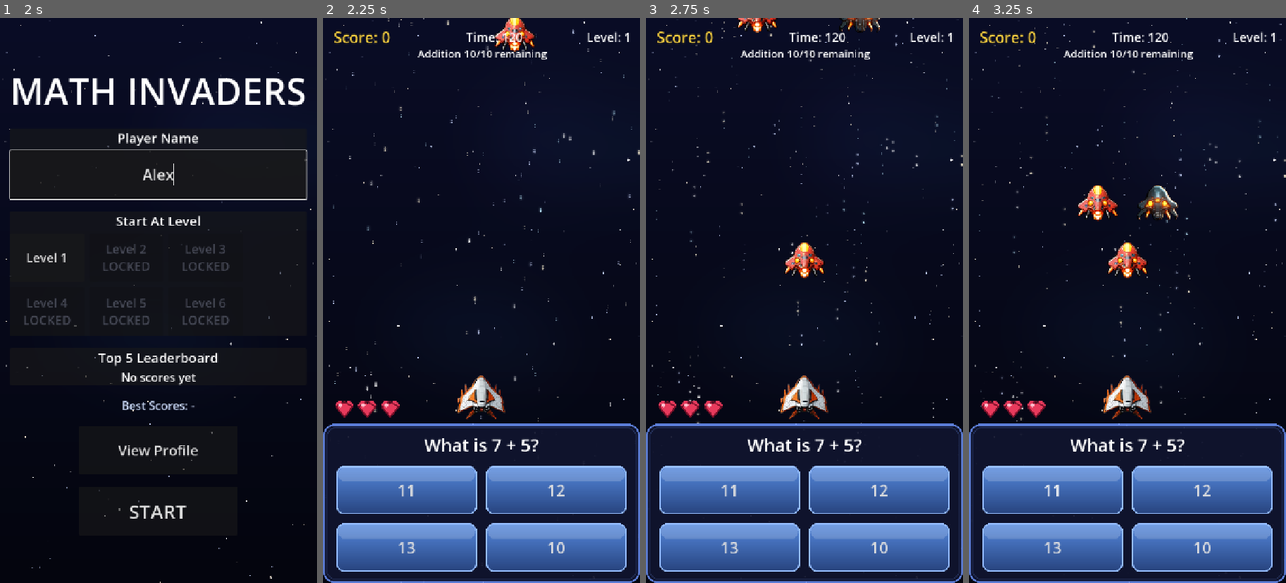
Above: before the commit, frames 1-4 (left to right).
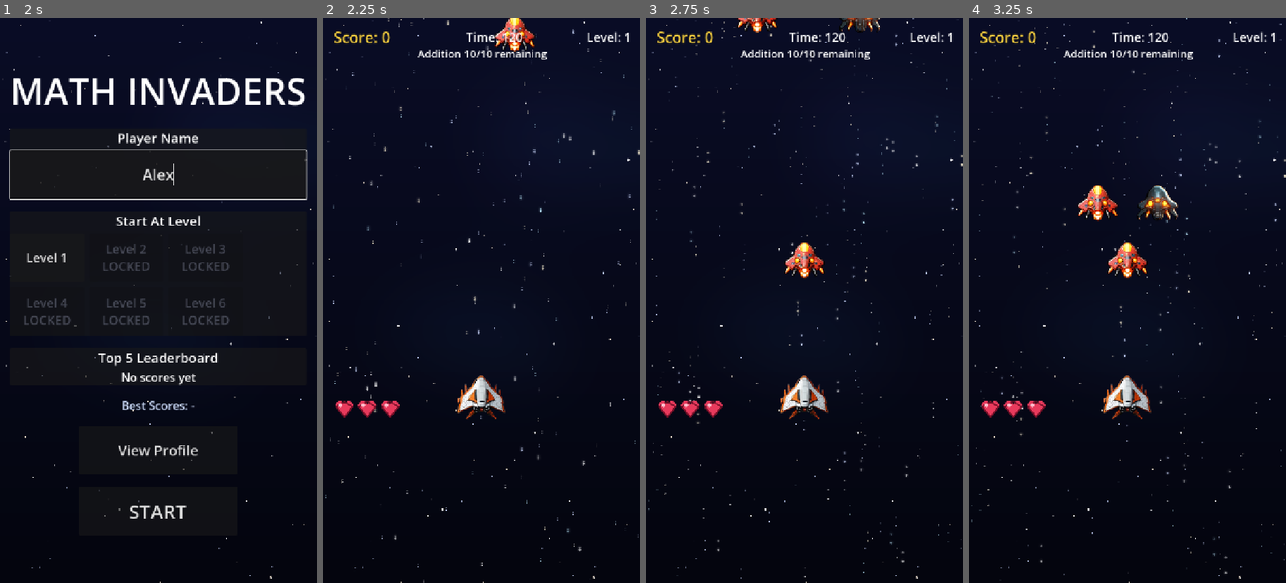
Above: after the commit, the same moments.

Repository: rajeshja/Math-Invaders-SDD
Game: Godot game, scene res://scenes/splash_screen.tscn
The game is run twice, just before and just after one commit, with the same random seed, the same clock (stepped at 60 frames per second) and the same inputs. Sound files missing from this copy of the repository are replaced by a short silence.
Inputs (mouse positions are in pixels of both pictures, inside the frame that each line leads up to):
- Up to frame 1 (2 s): tap Enter at 0.5 s; move the mouse to (228, 272) at 0.52 s; hold Shift 0.53-1.25 s; click (228, 272) at 0.67 s; click (158, 176) at 1.27 s; type "Alex" at 1.35 s
- Up to frame 2 (2.25 s): click "Level 1" at 2 s
- Up to frame 3 (2.75 s): no input
- Up to frame 4 (3.25 s): click (1051, 492) at 2.75 s, where only the run before the commit has a clickable "11"

Frame 1 is identical in both runs. In frame 2, 26% of the frame differs, in the area x 0-100%, y 71-100%; in frame 3, 26%; in frame 4, 26%.

Commit message:
Some improvements to Main menu layout. Wave transition includes hiding the question panel.

Diff:
--- a/scripts/main.gd
+++ b/scripts/main.gd
@@ -72,6 +72,10 @@
 	_game_over_overlay.play_again_pressed.connect(restart_session)
 	_game_over_overlay.return_to_menu_pressed.connect(_return_to_main_menu)
 
+	# Phase 24/26: the question panel stays hidden until the session's first
+	# question is ready (after the opening arrival animation), so the default
+	# placeholder text is never shown during the flight-in.
+	_question_panel.visible = false
 	_level_manager.start_session(effective_start_level())
 	# FR9.6: looping gameplay music starts with the session and stops on
 	# Game Over (see _on_game_over).
@@ -104,6 +108,9 @@
 	_current_question = question
 	_attempt_tracker.reset_question()
 	_accepting_input = true
+	# Phase 24/26: the panel was hidden for the wave transition; reveal it
+	# together with the new wave's first question.
+	_question_panel.visible = true
 	_question_panel.set_question(question)
 
 
@@ -121,6 +128,9 @@
 func _on_wave_cleared(_category: String) -> void:
 	AudioManager.play_sfx("wave_complete")
 	_wave_banner.show_banner()
+	# Phase 24/26: hide the question panel for the whole transition (pause +
+	# arrival) so the previous wave's last question is not left on screen.
+	_question_panel.visible = false
 
 
 ## FR9.3: screen shake + red flash on damage. Layered on top of the
@@ -273,6 +283,10 @@
 	_current_question = {}
 	_attempt_tracker.reset_question()
 	_mistake_tracker.clear()
+	# Phase 24/26: hide the question panel until the fresh session's first
+	# question arrives, so the previous session's last question is not
+	# visible during the opening arrival animation.
+	_question_panel.visible = false
 	GameManager.reset_session(_assumed_starting_score())
 	_level_manager.reset_and_start()
 	# FR9.6: a fresh session restarts the looping gameplay music (no-op if
--- a/scripts/main_menu.gd
+++ b/scripts/main_menu.gd
@@ -113,7 +113,9 @@
 
 ## Phase 23 FR23.5: renders the device-wide top-5 leaderboard as one row
 ## per entry: rank medal icon + player name + score, descending. Rows are
-## touch-safe (>= 110 design px, Phase 11).
+## compact (60 design px) so all five entries fit on screen: the medal
+## renders at 22x26 (50% of the original 44x52) and the row separation is
+## 6 px (50% of the original 12 px), keeping the name-score gap tight.
 func _populate_leaderboard() -> void:
 	for child in _leaderboard_rows.get_children():
 		if child.name != "LeaderboardTitle":
@@ -129,11 +131,11 @@
 	for i in range(entries.size()):
 		var entry: Dictionary = entries[i]
 		var row := HBoxContainer.new()
-		row.custom_minimum_size = Vector2(0, 110)
-		row.add_theme_constant_override("separation", 12)
+		row.custom_minimum_size = Vector2(0, 60)
+		row.add_theme_constant_override("separation", 6)
 		var medal := TextureRect.new()
 		medal.texture = MEDAL_TEXTURES.get(i + 1)
-		medal.custom_minimum_size = Vector2(44, 52)
+		medal.custom_minimum_size = Vector2(22, 26)
 		medal.expand_mode = TextureRect.EXPAND_FIT_WIDTH_PROPORTIONAL
 		medal.stretch_mode = TextureRect.STRETCH_KEEP_ASPECT_CENTERED
 		row.add_child(medal)
Not shown, changed: specs/Math_Invaders_Build_Plan.md
Not shown, changed: specs/Math_Invaders_Spec.md
Not shown, changed: specs/changes.md
Not shown, changed: specs/phases/Phase_23_Profile_View_And_High_Score_Leaderboard.md
Not shown, changed: specs/phases/Phase_24_Wave_Transition_Animation_And_Timer_Pause.md
Not shown, changed: specs/phases/Phase_26_Wave_Arrival_Flight_Animation.md
